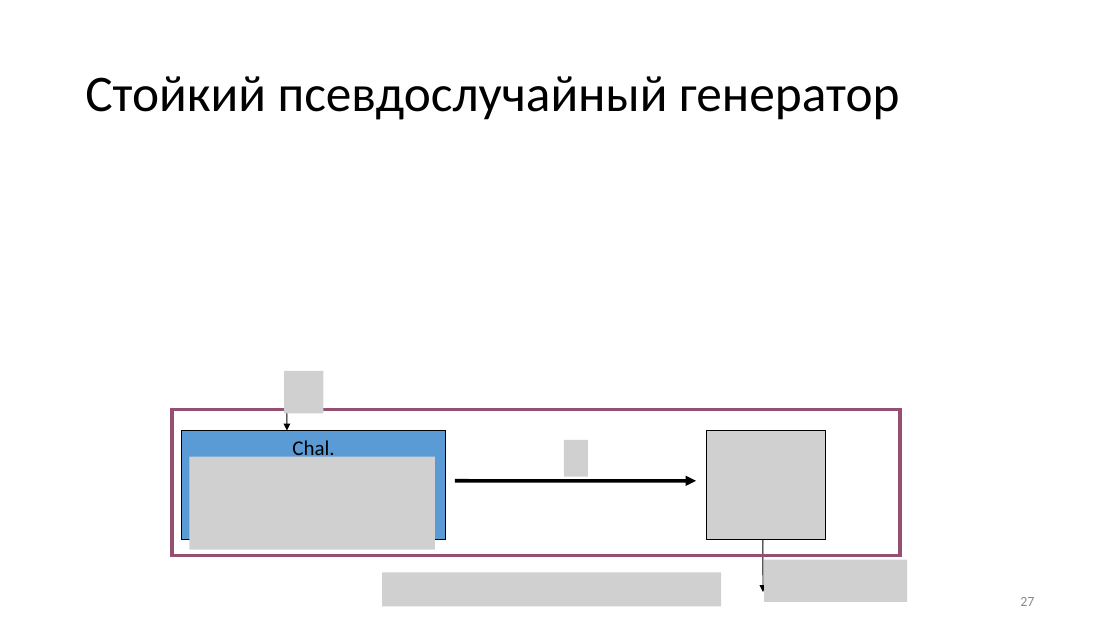
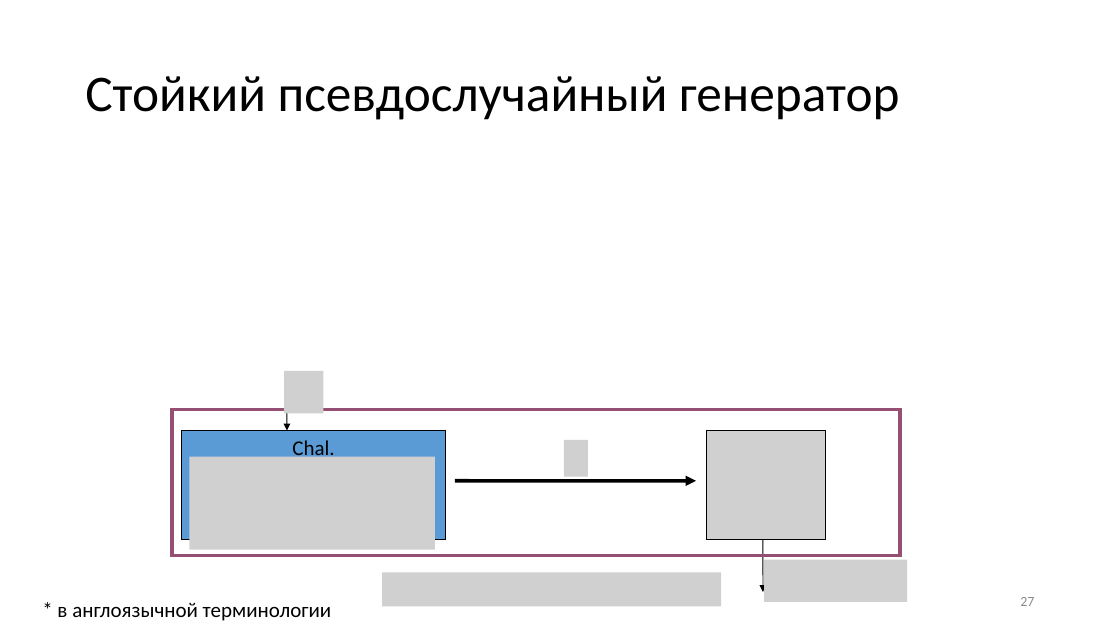
Before and after one commit to CryptoCourse/CryptoLectures, a slide deck: slide 27 of Lectures/Lecture2.pptx. Drawn at 1120x630 pixels with LibreOffice and Linux fonts; fonts in the diff are those of the drawing; grey boxes stand for pictures. Boxes give left, top, right and bottom in pixels: in the first picture for what was removed or moved away, otherwise in the second. Text is boxed around its words. In the diff, an @@ line names an element or a change of style, - is before the commit and + after.

```diff
--- a/Lectures/Lecture2.pptx
+++ b/Lectures/Lecture2.pptx
@@ text added at [57,602,332,621], 18 pt, text #000000 @@
+* в англоязычной терминологии
```
Also in this commit, not shown: 11 other slides changed, 1 slide added, 1 other file.
